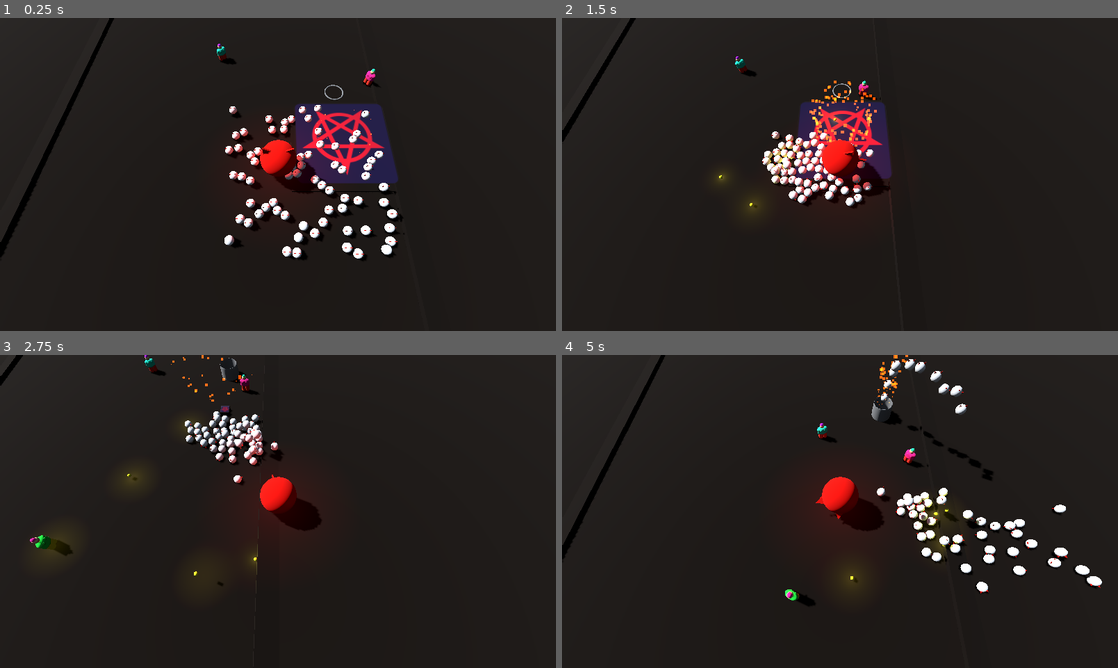
Above: before the commit, frames 1-4 (two rows, left to right).
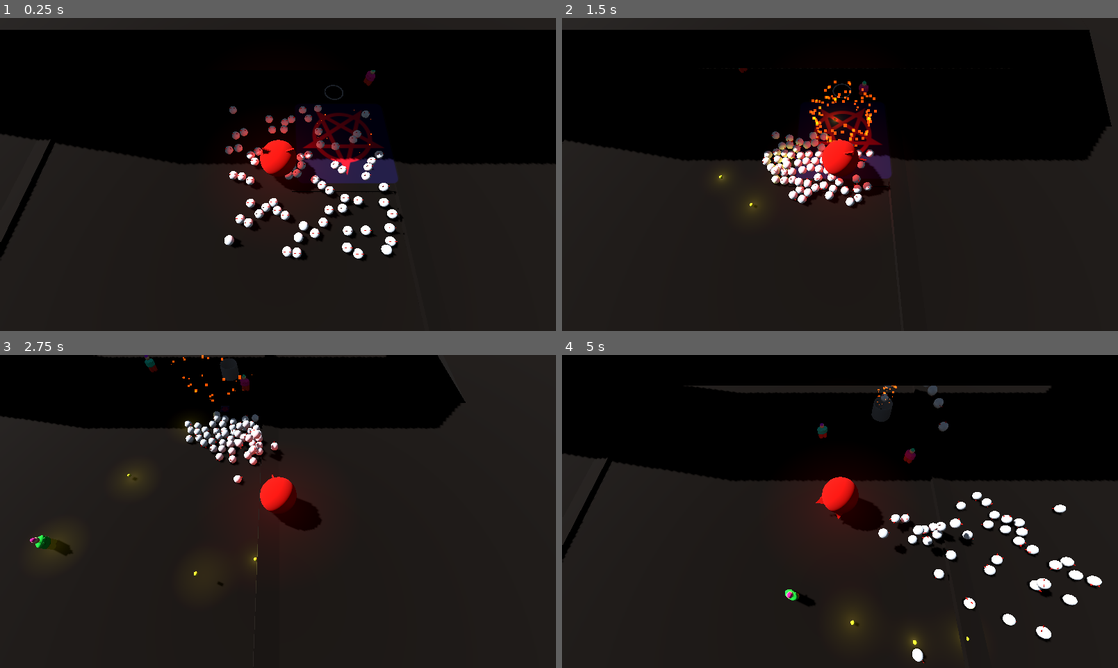
Above: after the commit, the same moments.

Repository: vorezprut/SummoningBalls
Game: Godot game, scene res://main.tscn
Same seed, same stepped clock (60 frames per second), same inputs: the game is played once before the commit and once after it.
Inputs (mouse positions are in pixels of both pictures, inside the frame that each line leads up to):
- Up to frame 1 (0.25 s): no input
- Up to frame 2 (1.5 s): move the mouse to (962, 158) at 0.52 s; press the mouse at (962, 158) at 0.53 s; hold D (right) 0.53-1.28 s; move the mouse to (728, 190) at 1.27 s; release the mouse at (728, 190) at 1.28 s; hold S (down) from 1.28 s (still down); click (728, 190) at 1.35 s
- Up to frame 3 (2.75 s): move the mouse to (333, 442) at 2.02 s; release S (down) at 2.03 s; press the mouse at (333, 442) at 2.03 s; hold D (right) from 2.03 s (still down)
- Up to frame 4 (5 s): move the mouse to (812, 574) at 2.77 s; release D (right) at 2.78 s; release the mouse at (812, 574) at 2.78 s; hold W (up) 2.78-3.53 s; click (812, 574) at 2.85 s; move the mouse to (1006, 558) at 3.52 s; press the mouse at (1006, 558) at 3.53 s; hold A (left) from 3.53 s (still down); move the mouse to (673, 464) at 4.27 s; release the mouse at (673, 464) at 4.28 s; click (673, 464) at 4.35 s

The runs differ from the first frame. In frame 1, 40% of the frame differs, in the area x 0-100%, y 0-47%; in frame 2, 38%; in frame 3, 17%; in frame 4, 41%, in the area x 0-100%, y 0-99%.

Commit message:
Bestestest level

Diff:
--- a/level.tscn
+++ b/level.tscn
@@ -24,8 +24,8 @@
 mesh = SubResource("CapsuleMesh_gamej")
 skin = SubResource("Skin_ytg5e")
 
-[node name="building9" parent="." instance=ExtResource("1_wmnq1")]
-transform = Transform3D(10, 0, 0, 0, 64.4985, 0, 0, 0, 537.032, 249.148, 30.9289, -1.48621)
+[node name="Wall5" parent="." instance=ExtResource("1_wmnq1")]
+transform = Transform3D(10, 0, 0, 0, 64.4985, 0, 0, 0, 495.912, 249.148, 30.9289, -7.26199)
 
 [node name="Ground2" parent="." instance=ExtResource("1_wmnq1")]
 transform = Transform3D(158.684, 0, 0, 0, 10, 0, 0, 0, 500, 201.984, -5, 0)
@@ -35,6 +35,7 @@
 transform = Transform3D(-4.37114e-07, 0, 541.878, 0, 119.598, 0, -10, 0, -2.36862e-05, -190.098, 30.9289, -251.404)
 
 [node name="Pillars" type="MeshInstance3D" parent="."]
+transform = Transform3D(1, 0, 0, 0, 0.602317, 0, 0, 0, 1, 0, 0, 0)
 
 [node name="Pillar" parent="Pillars" instance=ExtResource("1_wmnq1")]
 transform = Transform3D(10, 0, 0, 0, 64.4985, 0, 0, 0, 10, 1, 30, -200)
@@ -97,8 +98,207 @@
 [node name="Wall2" parent="." instance=ExtResource("1_wmnq1")]
 transform = Transform3D(-4.37114e-07, 0, 178.725, 0, 119.598, 0, -10, 0, -7.81231e-06, 209.862, 30.9289, -251.404)
 
-[node name="Ramp" parent="." instance=ExtResource("1_wmnq1")]
-transform = Transform3D(-2.50723e-07, 0, 143.092, 4.64225, 41.4788, 5.06219e-06, -3.36895, 57.1557, -3.67372e-06, 2.61573, 14.6172, 272.183)
-
 [node name="NPC" parent="." instance=ExtResource("4_my6du")]
 transform = Transform3D(1, 0, 0, 0, 1, 0, 0, 0, 1, 70.6597, 0, -168.136)
+
+[node name="Wall3" parent="." instance=ExtResource("1_wmnq1")]
+transform = Transform3D(-4.37114e-07, 0, 178.725, 0, 119.598, 0, -10, 0, -7.81231e-06, 212.862, 30.9289, 241.844)
+
+[node name="Wall4" parent="." instance=ExtResource("1_wmnq1")]
+transform = Transform3D(-4.37114e-07, 0, 178.725, 0, 119.598, 0, -10, 0, -7.81231e-06, -85.8113, 30.9289, 261.002)
+visible = false
+
+[node name="Rampup" type="MeshInstance3D" parent="."]
+
+[node name="Ramp" parent="Rampup" instance=ExtResource("1_wmnq1")]
+transform = Transform3D(-3.00715e-07, 0, 67.8856, 5.56787, 30.0825, 2.4016e-06, -4.04069, 41.4522, -1.74288e-06, 37.8786, 10.3168, 269.68)
+
+[node name="Ground3" parent="Rampup" instance=ExtResource("1_wmnq1")]
+transform = Transform3D(68.3286, 0, 0, 0, 7.85466, 0, 0, 0, 204.923, 38.0757, 24.1505, 390.749)
+physics_material_override = SubResource("PhysicsMaterial_brqvo")
+
+[node name="Wall5" parent="Rampup" instance=ExtResource("1_wmnq1")]
+transform = Transform3D(-10, 0, 1.31408e-05, 0, 55.9342, 0, -8.74228e-07, 0, -150.313, 75.0753, 0.0388355, 363.529)
+
+[node name="Wall6" parent="Rampup" instance=ExtResource("1_wmnq1")]
+transform = Transform3D(-10, -3.95603e-06, -2.96881e-06, -2.70703e-07, 45.2735, -33.9282, 8.3126e-07, -32.8473, -46.7633, 75.0753, -11.5726, 281.3)
+
+[node name="Wall7" parent="Rampup" instance=ExtResource("1_wmnq1")]
+transform = Transform3D(-10, -3.95603e-06, -2.96881e-06, -2.70703e-07, 45.2735, -33.9282, 8.3126e-07, -32.8473, -46.7633, -0.613956, -11.5726, 281.3)
+
+[node name="Wall8" parent="Rampup" instance=ExtResource("1_wmnq1")]
+transform = Transform3D(-10, 0, 1.31408e-05, 0, 55.9342, 0, -8.74228e-07, 0, -150.313, -0.614, 0.039, 363.529)
+
+[node name="Rampup2" type="MeshInstance3D" parent="."]
+transform = Transform3D(1, 0, 0, 0, 1, 0, 0, 0, 1, 0, 0, -277.699)
+
+[node name="Ramp" parent="Rampup2" instance=ExtResource("1_wmnq1")]
+transform = Transform3D(2.0477, -19.3054, 0, 2.81842, 14.0262, 0, 0, 0, 14.6584, 144.823, 4.30539, 80.6244)
+
+[node name="Ground3" parent="Rampup2" instance=ExtResource("1_wmnq1")]
+transform = Transform3D(-6.38241e-07, 0, 51.2335, 0, 3.484, 0, -14.6012, 0, -2.23949e-06, 110.599, 10.9721, 80.6663)
+physics_material_override = SubResource("PhysicsMaterial_brqvo")
+
+[node name="Ramp2" parent="Rampup2" instance=ExtResource("1_wmnq1")]
+transform = Transform3D(2.0477, 19.3054, 0, -2.81842, 14.0262, 0, 0, 0, 14.6584, 76.3823, 4.30539, 80.6244)
+
+[node name="Rampup3" type="MeshInstance3D" parent="."]
+transform = Transform3D(1, 0, 0, 0, 1, 0, 0, 0, 1, 0, 0, -78.6674)
+
+[node name="Ramp" parent="Rampup3" instance=ExtResource("1_wmnq1")]
+transform = Transform3D(2.0477, -19.3054, 0, 2.81842, 14.0262, 0, 0, 0, 14.6584, 144.823, 4.30539, 80.6244)
+
+[node name="Ground3" parent="Rampup3" instance=ExtResource("1_wmnq1")]
+transform = Transform3D(-6.38241e-07, 0, 51.2335, 0, 3.484, 0, -14.6012, 0, -2.23949e-06, 110.599, 10.9721, 80.6663)
+physics_material_override = SubResource("PhysicsMaterial_brqvo")
+
+[node name="Ramp2" parent="Rampup3" instance=ExtResource("1_wmnq1")]
+transform = Transform3D(2.0477, 19.3054, 0, -2.81842, 14.0262, 0, 0, 0, 14.6584, 76.3823, 4.30539, 80.6244)
+
+[node name="Rampup4" type="MeshInstance3D" parent="."]
+transform = Transform3D(1, 0, 0, 0, 1, 0, 0, 0, 1, 0, 0, 76.8377)
+
+[node name="Ramp" parent="Rampup4" instance=ExtResource("1_wmnq1")]
+transform = Transform3D(2.0477, -19.3054, 0, 2.81842, 14.0262, 0, 0, 0, 14.6584, 144.823, 4.30539, 80.6244)
+
+[node name="Ground3" parent="Rampup4" instance=ExtResource("1_wmnq1")]
+transform = Transform3D(-6.38241e-07, 0, 51.2335, 0, 3.484, 0, -14.6012, 0, -2.23949e-06, 110.599, 10.9721, 80.6663)
+physics_material_override = SubResource("PhysicsMaterial_brqvo")
+
+[node name="Ramp2" parent="Rampup4" instance=ExtResource("1_wmnq1")]
+transform = Transform3D(2.0477, 19.3054, 0, -2.81842, 14.0262, 0, 0, 0, 14.6584, 76.3823, 4.30539, 80.6244)
+
+[node name="gridpath" type="MeshInstance3D" parent="."]
+transform = Transform3D(-1, 0, -8.74228e-08, 0, 1, 0, 8.74228e-08, 0, -1, 275.783, 27.9956, 363.896)
+
+[node name="Ground2" parent="gridpath" instance=ExtResource("1_wmnq1")]
+transform = Transform3D(10, 0, 0, 0, 10, 0, 0, 0, 10, 315, -5, 0)
+physics_material_override = SubResource("PhysicsMaterial_brqvo")
+
+[node name="Ground3" parent="gridpath" instance=ExtResource("1_wmnq1")]
+transform = Transform3D(10, 0, 0, 0, 10, 0, 0, 0, 10, 295, -5, 0)
+physics_material_override = SubResource("PhysicsMaterial_brqvo")
+
+[node name="Ground4" parent="gridpath" instance=ExtResource("1_wmnq1")]
+transform = Transform3D(10, 0, 0, 0, 10, 0, 0, 0, 10, 286.289, -5, 0)
+physics_material_override = SubResource("PhysicsMaterial_brqvo")
+
+[node name="Ground5" parent="gridpath" instance=ExtResource("1_wmnq1")]
+transform = Transform3D(10, 0, 0, 0, 10, 0, 0, 0, 10, 295, -5, 10)
+physics_material_override = SubResource("PhysicsMaterial_brqvo")
+
+[node name="Ground6" parent="gridpath" instance=ExtResource("1_wmnq1")]
+transform = Transform3D(10, 0, 0, 0, 10, 0, 0, 0, 10, 305, -5, 10)
+physics_material_override = SubResource("PhysicsMaterial_brqvo")
+
+[node name="Ground7" parent="gridpath" instance=ExtResource("1_wmnq1")]
+transform = Transform3D(10, 0, 0, 0, 10, 0, 0, 0, 10, 315, -5, 10)
+physics_material_override = SubResource("PhysicsMaterial_brqvo")
+
+[node name="Ground8" parent="gridpath" instance=ExtResource("1_wmnq1")]
+transform = Transform3D(10, 0, 0, 0, 10, 0, 0, 0, 10, 315, -5, -10)
+physics_material_override = SubResource("PhysicsMaterial_brqvo")
+
+[node name="Ground9" parent="gridpath" instance=ExtResource("1_wmnq1")]
+transform = Transform3D(10, 0, 0, 0, 10, 0, 0, 0, 10, 325, -5, -10)
+physics_material_override = SubResource("PhysicsMaterial_brqvo")
+
+[node name="Ground10" parent="gridpath" instance=ExtResource("1_wmnq1")]
+transform = Transform3D(10, 0, 0, 0, 10, 0, 0, 0, 10, 335, -5, -10)
+physics_material_override = SubResource("PhysicsMaterial_brqvo")
+
+[node name="Ground11" parent="gridpath" instance=ExtResource("1_wmnq1")]
+transform = Transform3D(10, 0, 0, 0, 10, 0, 0, 0, 10, 335, -5, -20)
+physics_material_override = SubResource("PhysicsMaterial_brqvo")
+
+[node name="Ground12" parent="gridpath" instance=ExtResource("1_wmnq1")]
+transform = Transform3D(10, 0, 0, 0, 10, 0, 0, 0, 10, 345, -5, -20)
+physics_material_override = SubResource("PhysicsMaterial_brqvo")
+
+[node name="Ground13" parent="gridpath" instance=ExtResource("1_wmnq1")]
+transform = Transform3D(10, 0, 0, 0, 10, 0, 0, 0, 10, 355, -5, -20)
+physics_material_override = SubResource("PhysicsMaterial_brqvo")
+
+[node name="Ground14" parent="gridpath" instance=ExtResource("1_wmnq1")]
+transform = Transform3D(10, 0, 0, 0, 10, 0, 0, 0, 10, 355, -5, -10)
+physics_material_override = SubResource("PhysicsMaterial_brqvo")
+
+[node name="Ground15" parent="gridpath" instance=ExtResource("1_wmnq1")]
+transform = Transform3D(10, 0, 0, 0, 10, 0, 0, 0, 10, 355, -5, 0)
+physics_material_override = SubResource("PhysicsMaterial_brqvo")
+
+[node name="Ground16" parent="gridpath" instance=ExtResource("1_wmnq1")]
+transform = Transform3D(10, 0, 0, 0, 10, 0, 0, 0, 10, 355, -5, 10)
+physics_material_override = SubResource("PhysicsMaterial_brqvo")
+
+[node name="Ground17" parent="gridpath" instance=ExtResource("1_wmnq1")]
+transform = Transform3D(10, 0, 0, 0, 10, 0, 0, 0, 10, 345, -5, 10)
+physics_material_override = SubResource("PhysicsMaterial_brqvo")
+
+[node name="Ground18" parent="gridpath" instance=ExtResource("1_wmnq1")]
+transform = Transform3D(10, 0, 0, 0, 10, 0, 0, 0, 10, 345, -5, 20)
+physics_material_override = SubResource("PhysicsMaterial_brqvo")
+
+[node name="Ground19" parent="gridpath" instance=ExtResource("1_wmnq1")]
+transform = Transform3D(10, 0, 0, 0, 10, 0, 0, 0, 10, 335, -5, 20)
+physics_material_override = SubResource("PhysicsMaterial_brqvo")
+
+[node name="Ground20" parent="gridpath" instance=ExtResource("1_wmnq1")]
+transform = Transform3D(10, 0, 0, 0, 10, 0, 0, 0, 10, 335, -5, 30)
+physics_material_override = SubResource("PhysicsMaterial_brqvo")
+
+[node name="Ground21" parent="gridpath" instance=ExtResource("1_wmnq1")]
+transform = Transform3D(10, 0, 0, 0, 10, 0, 0, 0, 10, 335, -5, 40)
+physics_material_override = SubResource("PhysicsMaterial_brqvo")
+
+[node name="Ground22" parent="gridpath" instance=ExtResource("1_wmnq1")]
+transform = Transform3D(10, 0, 0, 0, 10, 0, 0, 0, 10, 335, -5, 50)
+physics_material_override = SubResource("PhysicsMaterial_brqvo")
+
+[node name="Ground23" parent="gridpath" instance=ExtResource("1_wmnq1")]
+transform = Transform3D(10, 0, 0, 0, 10, 0, 0, 0, 10, 345, -5, 50)
+physics_material_override = SubResource("PhysicsMaterial_brqvo")
+
+[node name="Ground24" parent="gridpath" instance=ExtResource("1_wmnq1")]
+transform = Transform3D(10, 0, 0, 0, 10, 0, 0, 0, 10, 355, -5, 50)
+physics_material_override = SubResource("PhysicsMaterial_brqvo")
+
+[node name="Ground25" parent="gridpath" instance=ExtResource("1_wmnq1")]
+transform = Transform3D(10, 0, 0, 0, 10, 0, 0, 0, 10, 365, -5, 50)
+physics_material_override = SubResource("PhysicsMaterial_brqvo")
+
+[node name="Ground26" parent="gridpath" instance=ExtResource("1_wmnq1")]
+transform = Transform3D(10, 0, 0, 0, 10, 0, 0, 0, 10, 375, -5, 50)
+physics_material_override = SubResource("PhysicsMaterial_brqvo")
+
+[node name="Ground27" parent="gridpath" instance=ExtResource("1_wmnq1")]
+transform = Transform3D(10, 0, 0, 0, 10, 0, 0, 0, 10, 375, -5, 60)
+physics_material_override = SubResource("PhysicsMaterial_brqvo")
+
+[node name="Ground28" parent="gridpath" instance=ExtResource("1_wmnq1")]
+transform = Transform3D(10, 0, 0, 0, 10, 0, 0, 0, 10, 375, -5, 70)
+physics_material_override = SubResource("PhysicsMaterial_brqvo")
+
+[node name="Ground29" parent="gridpath" instance=ExtResource("1_wmnq1")]
+transform = Transform3D(10, 0, 0, 0, 10, 0, 0, 0, 10, 375, -5, 80)
+physics_material_override = SubResource("PhysicsMaterial_brqvo")
+
+[node name="Ground30" parent="gridpath" instance=ExtResource("1_wmnq1")]
+transform = Transform3D(10, 0, 0, 0, 10, 0, 0, 0, 10, 375, -5, 90)
+physics_material_override = SubResource("PhysicsMaterial_brqvo")
+
+[node name="Ground3" parent="." instance=ExtResource("1_wmnq1")]
+transform = Transform3D(68.329, 0, 0, 0, 7.855, 0, 0, 0, 530, -107.555, 24.1505, 5.30865)
+physics_material_override = SubResource("PhysicsMaterial_brqvo")
+
+[node name="Wall6" parent="." instance=ExtResource("1_wmnq1")]
+transform = Transform3D(10, 0, 0, 0, 95.6784, 0, 0, 0, 536.459, -78.098, -24.0711, 2.59599)
+
+[node name="Wall7" parent="." instance=ExtResource("1_wmnq1")]
+transform = Transform3D(10, 0, 0, 0, 60.2774, 0, 0, 0, 536.459, -145.098, 40.9289, 2.59599)
+
+[node name="Wall8" parent="." instance=ExtResource("1_wmnq1")]
+transform = Transform3D(-4.37114e-07, 0, 178.725, 0, 119.598, 0, -10, 0, -7.81231e-06, 83.862, 30.9289, 439.844)
+
+[node name="Wall9" parent="." instance=ExtResource("1_wmnq1")]
+transform = Transform3D(10, 0, 0, 0, 119.598, 0, 0, 0, 196.598, 128.862, 30.9289, 338.844)
Not shown: 1 places in level.tscn that only renumber resources
